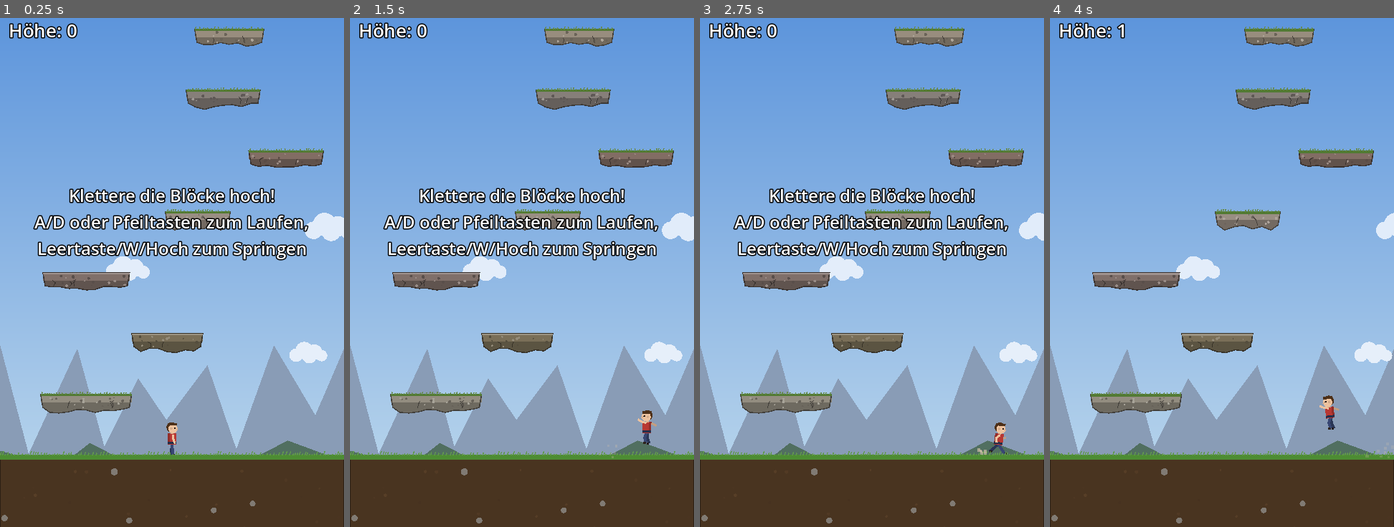
Above: before the commit, frames 1-4 (left to right).
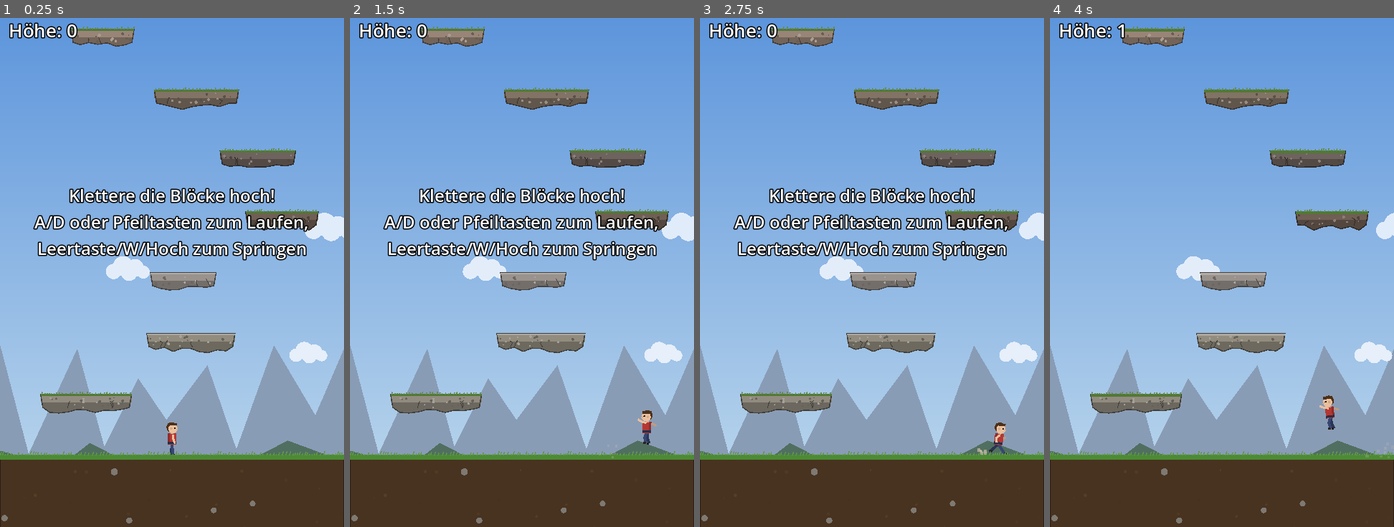
Above: after the commit, the same moments.

Repository: vvah/Ernest1
Game: Godot game, scene res://scenes/main.tscn
Two runs of this game, one before a commit and one after it. Both use one fixed random seed, a clock stepped at 60 frames per second and the inputs below.
Inputs:
- Up to frame 1 (0.25 s): no input
- Up to frame 2 (1.5 s): hold Right (move_right) 0.53-1.28 s; tap Space (jump) at 0.6, 0.77, 1.07, 1.35 s; hold Left (move_left) from 1.28 s (still down)
- Up to frame 3 (2.75 s): tap Space (jump) at 1.52, 1.82, 2.1 s; release Left (move_left) at 2.03 s; hold Right (move_right) from 2.03 s (still down)
- Up to frame 4 (4 s): release Right (move_right) at 2.78 s; hold Up 2.78-3.53 s; tap Space (jump) at 2.85, 3.02, 3.32, 3.6, 3.77 s; hold Left (move_left) from 3.53 s (still down)

The runs differ from the first frame. In frame 1, 5.7% of the frame differs, in the area x 12-95%, y 1-66%; in frame 2, 5.7%; in frame 3, 5.7%; in frame 4, 6.2%.

Commit message:
Noch realistischer: Käfer, Schnee in der Höhe, Weltbeleuchtung, Taumeln nach tiefem Sturz
- Gegner ist jetzt ein Käfer mit Dreifuß-Gang statt lila Schleim
- Ab Höhe 40 zunehmend Schnee und Eiszapfen auf den Felsen, dazu Schneefall
- CanvasModulate dunkelt die Spielwelt passend zum Himmel ab
- Harte Landung (ab ~2 Blöcken Sturz) lässt die Figur kurz keuchend in die Knie gehen

Co-Authored-By: Claude Opus 5.5 <noreply@anthropic.com>

Diff:
--- a/scripts/background.gd
+++ b/scripts/background.gd
@@ -11,6 +11,8 @@
 const FAR_MOUNTAIN := Color(0.42, 0.48, 0.6)
 const NEAR_HILL := Color(0.24, 0.36, 0.28)
 const SKY_DARK_CLIMB := 9000.0  # climb (px) at which the sky is fully dark
+const SNOW_START_CLIMB := 3200.0  # ~ height 40, where main.gd starts putting snow on ledges
+const WIND := 25.0
 
 var camera: Camera2D
 
@@ -20,6 +22,7 @@
 var _near := PackedVector2Array()
 var _clouds: Array[Dictionary] = []  # {pos, speed, scale}
 var _stars := PackedVector2Array()
+var _flakes := PackedVector3Array()  # x, y, z = depth (0 far .. 1 near)
 var _time := 0.0
 
 
@@ -36,6 +39,8 @@
 		})
 	for i in 70:
 		_stars.append(Vector2(randf() * _size.x, randf() * _size.y))
+	for i in 120:
+		_flakes.append(Vector3(randf() * _size.x, randf() * _size.y, randf()))
 
 
 ## Alternating peaks and valleys across the screen width; y is relative to the baseline.
@@ -85,6 +90,17 @@
 			var sky := top.lerp(bottom, clampf(pos.y / _size.y, 0.0, 1.0))
 			_draw_cloud(pos, cloud.scale, Color(0.97, 0.98, 1.0).lerp(sky, 0.2 + 0.8 * cloud_fade))
 
+	# Snowfall gets denser with height; nearer flakes are bigger, faster and sway more.
+	var snow := clampf((climb - SNOW_START_CLIMB) / 3000.0, 0.0, 1.0)
+	var visible_flakes := int(_flakes.size() * snow)
+	for i in visible_flakes:
+		var f := _flakes[i]
+		var fall := 30.0 + 50.0 * f.z
+		var pos := Vector2(
+			fposmod(f.x + _time * WIND * (0.5 + f.z) + sin(_time * 1.5 + f.y) * 8.0 * f.z, _size.x),
+			fposmod(f.y + _time * fall + climb * (0.2 + 0.5 * f.z), _size.y))
+		draw_circle(pos, 0.8 + 1.6 * f.z, Color(1, 1, 1, 0.5 + 0.4 * f.z))
+
 
 func _draw_ridge(ridge: PackedVector2Array, baseline: float, color: Color, snow: bool) -> void:
 	var poly := PackedVector2Array()
--- a/scripts/block.gd
+++ b/scripts/block.gd
@@ -6,11 +6,14 @@
 const MOSS := Color(0.32, 0.48, 0.2)
 const GRASS := Color(0.3, 0.55, 0.2)
 const DIRT := Color(0.38, 0.27, 0.17)
+const SNOW := Color(0.94, 0.96, 1.0)
+const ICE := Color(0.75, 0.88, 0.98, 0.9)
 const GROUND_DEPTH := 600.0  # dirt drawn below the ground so no sky shows under it
 
 var size := Vector2(100, 20)
 var color := Color(0.5, 0.47, 0.43)
 var ground := false
+var snowy := false  # high up: snow cap and icicles instead of moss
 
 var _outline := PackedVector2Array()
 var _spots: Array[Dictionary] = []  # {pos, r, color}
@@ -34,7 +37,7 @@
 
 func _build_look() -> void:
 	var half := size / 2.0
-	_mossy = ground or randf() < 0.7
+	_mossy = ground or snowy or randf() < 0.7
 
 	if ground:
 		_outline = PackedVector2Array([
@@ -95,6 +98,15 @@
 	if not _mossy:
 		draw_rect(Rect2(-half.x, -half.y, size.x, 2.5), color.lightened(0.25))
 		return
+	if snowy:
+		for i in range(0, _tufts.size(), 4):
+			# Hang from the rough underside (skip the two top corners and the end points).
+			var tip := _outline[3 + (i * 7) % (_outline.size() - 4)]
+			draw_colored_polygon(PackedVector2Array([tip + Vector2(-1.5, -1), tip + Vector2(1.5, -1), tip + Vector2(0, _tufts[i].y + 2.0)]), ICE)
+		draw_rect(Rect2(-half.x, -half.y - 2.0, size.x, 5.0), SNOW.darkened(0.08))
+		for tuft in _tufts:
+			draw_circle(Vector2(tuft.x, -half.y - 1.5), 1.2 + tuft.y * 0.35, SNOW)
+		return
 	var green := GRASS if ground else MOSS
 	draw_rect(Rect2(-half.x, -half.y - 1.0, size.x, 7.0 if ground else 3.5), green)
 	for tuft in _tufts:
--- a/scripts/enemy.gd
+++ b/scripts/enemy.gd
@@ -1,12 +1,13 @@
 extends Area2D
-## Slime that patrols back and forth on top of its block. Origin is at its feet.
+## Beetle that patrols back and forth on top of its block. Origin is at its feet.
 ## Stomping it from above defeats it; touching it any other way emits player_hit.
 
 signal player_hit
 signal stomped(at: Vector2)
 
 const SIZE := Vector2(22, 16)
-const BODY := Color(0.55, 0.2, 0.7)
+const BODY := Color(0.32, 0.2, 0.12)
+const LEG := Color(0.12, 0.08, 0.05)
 
 var patrol_half_width := 30.0
 var speed := 50.0
@@ -58,13 +59,35 @@
 		player_hit.emit()
 
 
+func _ellipse(center: Vector2, radii: Vector2) -> PackedVector2Array:
+	var points := PackedVector2Array()
+	for i in 16:
+		var a := TAU * i / 16.0
+		points.append(center + Vector2(cos(a) * radii.x, sin(a) * radii.y))
+	return points
+
+
 func _draw() -> void:
-	var wobble := sin(_time * 10.0) * 1.5
-	var r := SIZE.x / 2.0
-	draw_circle(Vector2(0, -SIZE.y + r - wobble * 0.5), r, BODY)
-	draw_rect(Rect2(-r, -SIZE.y + r, SIZE.x, SIZE.y - r), BODY)
+	# Three scuttling legs, alternating like a real insect's tripod gait.
+	for i in 3:
+		var hip := Vector2((i - 1) * 6.0, -5.0)
+		var step := sin(_time * 22.0 + i * PI) * 2.5
+		var knee := hip + Vector2(step - 1.5, -2.0)
+		draw_polyline(PackedVector2Array([hip, knee, Vector2(hip.x + step * 1.4, 0)]), LEG, 1.3)
 
-	for side in [-1.0, 1.0]:
-		var eye := Vector2(side * 4.0 + _dir * 2.0, -SIZE.y + 7.0)
-		draw_circle(eye, 3.0, Color.WHITE)
-		draw_circle(eye + Vector2(_dir * 1.2, 0), 1.4, Color.BLACK)
+	# Head, mandibles and antennae on the side it walks towards.
+	var head := Vector2(_dir * 10.0, -6.0)
+	draw_line(head, head + Vector2(_dir * 4.5, 2.0), LEG, 1.3)
+	var twitch := sin(_time * 7.0) * 1.5
+	draw_polyline(PackedVector2Array([head, head + Vector2(_dir * 4.0, -5.0), head + Vector2(_dir * 9.0, -6.0 + twitch)]), LEG, 1.0)
+	draw_circle(head, 4.0, BODY.darkened(0.35))
+	draw_circle(head + Vector2(_dir * 2.0, -1.0), 1.0, Color(0.9, 0.85, 0.6))
+
+	# Glossy shell split down the middle.
+	var shell := Vector2(-_dir * 1.0, -SIZE.y / 2.0 - 1.0)
+	draw_colored_polygon(_ellipse(shell, Vector2(SIZE.x / 2.0, SIZE.y / 2.0)), BODY)
+	draw_colored_polygon(_ellipse(shell + Vector2(-2.0, -3.0), Vector2(5.0, 2.0)), BODY.lightened(0.35))
+	draw_line(shell + Vector2(_dir * SIZE.x / 2.0, 0), shell + Vector2(-_dir * 6.0, 0), BODY.darkened(0.5), 1.0)
+	var closed := _ellipse(shell, Vector2(SIZE.x / 2.0, SIZE.y / 2.0))
+	closed.append(closed[0])
+	draw_polyline(closed, BODY.darkened(0.55), 1.0)
--- a/scripts/main.gd
+++ b/scripts/main.gd
@@ -18,6 +18,10 @@
 const ROCK_START_HEIGHT := 5    # rocks start falling once this height is reached
 const ROCK_AIM_CHANCE := 0.35   # share of rocks dropped right above the player
 const DUST := Color(0.82, 0.76, 0.66, 0.85)
+const SNOW_START_HEIGHT := 40   # ledges start getting snow caps here...
+const SNOW_FULL_HEIGHT := 70    # ...and all have them from here on
+const NIGHT_CLIMB := 9000.0     # matches background.gd: world lighting is darkest here
+const NIGHT_LIGHT := Color(0.55, 0.6, 0.82)
 
 @onready var player: CharacterBody2D = $Player
 @onready var camera: Camera2D = $Camera2D
@@ -32,6 +36,7 @@
 var _half_height := 0.0
 var _rock_timer := 0.0
 var _shake := 0.0  # camera shake strength in px, decays over time
+var _light: CanvasModulate
 var _score_label: Label
 var _message_label: Label
 
@@ -49,6 +54,9 @@
 	background.camera = camera
 	sky.add_child(background)
 	add_child(sky)
+	# Tints only the world (not the sky or HUD layers), so it dims as the sky darkens.
+	_light = CanvasModulate.new()
+	add_child(_light)
 
 	# Ground: top surface at y = 0.
 	_spawn_block(Vector2(_width / 2.0, BLOCK_HEIGHT / 2.0), Vector2(_width, BLOCK_HEIGHT), Color.WHITE, true)
@@ -62,6 +70,7 @@
 func _process(delta: float) -> void:
 	_shake *= exp(-10.0 * delta)
 	camera.offset = Vector2(randf_range(-1.0, 1.0), randf_range(-1.0, 1.0)) * _shake
+	_light.color = Color.WHITE.lerp(NIGHT_LIGHT, clampf(-camera.position.y / NIGHT_CLIMB, 0.0, 1.0))
 
 	if _game_over:
 		if Input.is_action_just_pressed("jump"):
@@ -107,7 +116,9 @@
 	_last_x = x
 	# Natural rock tones: greys with a hint of sandstone or slate.
 	var rock_color := Color.from_hsv(randf_range(0.04, 0.12), randf_range(0.08, 0.28), randf_range(0.42, 0.62))
-	var block := _spawn_block(Vector2(x, _next_y), Vector2(w, BLOCK_HEIGHT), rock_color)
+	var height := -_next_y / BLOCK_GAP_Y
+	var snow_chance := inverse_lerp(SNOW_START_HEIGHT, SNOW_FULL_HEIGHT, height)
+	var block := _spawn_block(Vector2(x, _next_y), Vector2(w, BLOCK_HEIGHT), rock_color, false, randf() < snow_chance)
 	_next_y -= BLOCK_GAP_Y
 	_blocks_spawned += 1
 
@@ -117,11 +128,12 @@
 		_spawn_enemy(block, minf(110.0, 40.0 + _blocks_spawned * 0.8))
 
 
-func _spawn_block(pos: Vector2, block_size: Vector2, block_color: Color, is_ground := false) -> Block:
+func _spawn_block(pos: Vector2, block_size: Vector2, block_color: Color, is_ground := false, is_snowy := false) -> Block:
 	var block := Block.new()
 	block.size = block_size
 	block.color = block_color
 	block.ground = is_ground
+	block.snowy = is_snowy
 	block.position = pos
 	add_child(block)
 	_blocks.append(block)
@@ -136,7 +148,7 @@
 	enemy.speed = speed
 	enemy.player_hit.connect(_end_game.bind("Von einem Gegner erwischt!", true))
 	enemy.stomped.connect(func(at: Vector2) -> void:
-		_spawn_dust(at, 12, Color(Enemy.BODY, 0.8))
+		_spawn_dust(at, 12, Color(Enemy.BODY.lightened(0.3), 0.8))
 		_shake = maxf(_shake, 2.0))
 	block.add_child(enemy)
 
--- a/scripts/player.gd
+++ b/scripts/player.gd
@@ -14,6 +14,8 @@
 const MAX_FALL_SPEED := 900.0
 const COYOTE_TIME := 0.08        # can still jump shortly after leaving an edge
 const JUMP_BUFFER := 0.1         # jump pressed shortly before landing still counts
+const STUN_IMPACT := 800.0       # landing faster than this (a drop of ~2 blocks) knocks the wind out
+const STUN_TIME := 0.4
 const HALF_WIDTH := 9.0
 
 const SKIN := Color(0.93, 0.76, 0.62)
@@ -28,6 +30,7 @@
 var _coyote := 0.0
 var _jump_buffer := 0.0
 var _squash := 0.0  # > 0 squashed (landing), < 0 stretched (jump)
+var _stun := 0.0  # seconds left without control after a hard landing
 var _dead := false
 
 
@@ -64,9 +67,10 @@
 	if not is_on_floor():
 		velocity.y = minf(velocity.y + GRAVITY * delta, MAX_FALL_SPEED)
 
+	_stun = maxf(0.0, _stun - delta)
 	_coyote = COYOTE_TIME if is_on_floor() else _coyote - delta
 	_jump_buffer = JUMP_BUFFER if Input.is_action_just_pressed("jump") else _jump_buffer - delta
-	if _jump_buffer > 0.0 and _coyote > 0.0:
+	if _jump_buffer > 0.0 and _coyote > 0.0 and _stun == 0.0:
 		velocity.y = JUMP_VELOCITY
 		_jump_buffer = 0.0
 		_coyote = 0.0
@@ -75,7 +79,7 @@
 	if Input.is_action_just_released("jump") and velocity.y < 0.0:
 		velocity.y *= 0.5
 
-	var dir := Input.get_axis("move_left", "move_right")
+	var dir := 0.0 if _stun > 0.0 else Input.get_axis("move_left", "move_right")
 	var accel: float
 	if is_on_floor():
 		var braking := dir == 0.0 or signf(dir) != signf(velocity.x)
@@ -91,6 +95,8 @@
 	move_and_slide()
 	if is_on_floor() and not was_on_floor:
 		_squash = clampf(fall_speed / 3000.0, 0.05, 0.3)
+		if fall_speed > STUN_IMPACT:
+			_stun = STUN_TIME
 		landed.emit(fall_speed)
 
 	var width := get_viewport_rect().size.x
@@ -123,7 +129,9 @@
 	var airborne := not is_on_floor() or _dead
 	var running := _walk_time > 0.0
 	var breathe := 0.0 if running or airborne else sin(_time * 2.5) * 0.4
-	var hip := Vector2(0, -16)
+	if _stun > 0.0:
+		breathe = 6.0 + sin(_time * 14.0) * 0.8  # torso dropped and heaving
+	var hip := Vector2(0, -16 + (6.0 if _stun > 0.0 else 0.0))
 	var shoulder := Vector2(0, -29 + breathe)
 	var back_skin := SKIN.darkened(0.18)
 	var back_pants := PANTS.darkened(0.25)
@@ -135,6 +143,10 @@
 		var rising := velocity.y < 0.0
 		legs = [Vector2(0.9, -1.4), Vector2(-0.2, -0.5)] if rising else [Vector2(0.4, -0.6), Vector2(-0.1, -0.2)]
 		arms = [Vector2(2.6, 0.3), Vector2(-0.6, 0.5)] if rising else [Vector2(1.8, 0.3), Vector2(-1.4, 0.3)]
+	elif _stun > 0.0:
+		# Crouched, hands on knees, catching breath.
+		legs = [Vector2(1.1, -1.9), Vector2(0.9, -1.7)]
+		arms = [Vector2(0.9, -0.3), Vector2(0.7, -0.2)]
 	elif running:
 		var s := sin(_walk_time)
 		var c := cos(_walk_time)
Not shown, changed: CLAUDE.MD
